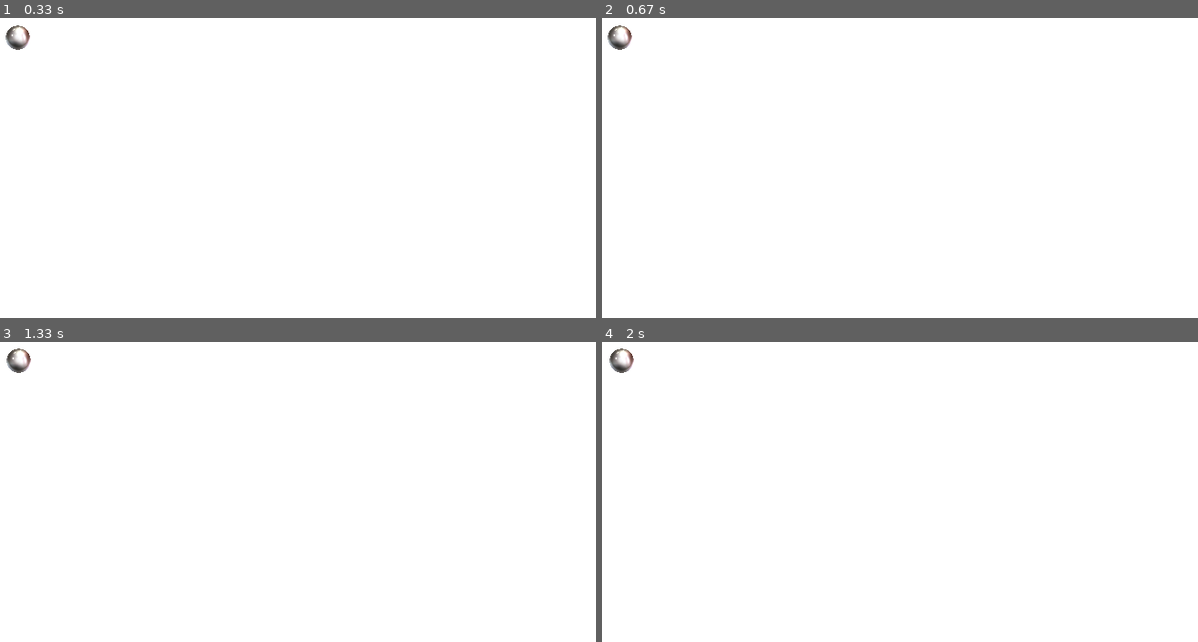
Above: before the commit, frames 1-4 (two rows, left to right).
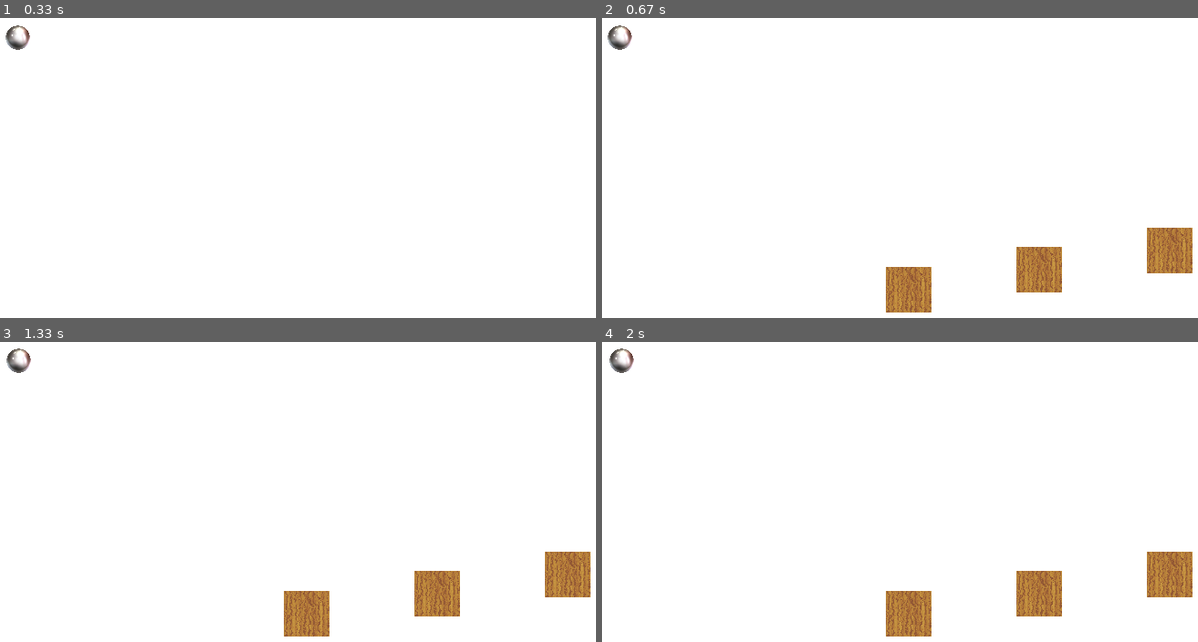
Above: after the commit, the same moments.

Repository: vohkorog/game-with-pygame
Game: pygame game, started from main.py
The game is run twice, just before and just after one commit, with the same random seed, the same clock (stepped at 60 frames per second) and the same inputs.
Inputs (mouse positions are in pixels of both pictures, inside the frame that each line leads up to):
- Up to frame 1 (0.33 s): no input
- Up to frame 2 (0.67 s): press the mouse at (888, 267) at 0.37 s; move the mouse to (1019, 246) at 0.47 s; release the mouse at (1144, 228) at 0.6 s
- Up to frame 3 (1.33 s): hold D 0.67-1.13 s; move the mouse to (315, 603) at 0.7 s; hold W from 1.17 s (still down)
- Up to frame 4 (2 s): release W at 1.47 s; hold D 1.5-1.97 s

Frame 1 is identical in both runs. In frame 2, 3.5% of the frame differs, in the area x 47-100%, y 69-99%; in frame 3, 3.5%; in frame 4, 3.5%.

Commit message:
отрисовка текстуры по клику

Diff:
--- a/texture_add.py
+++ b/texture_add.py
@@ -9,9 +9,13 @@
         self.path = path
         self.position = [0, 0]
         self.mouse_click = 0
+        self.list_entyti = []
 
     def update(self):
         self.input()
+        if self.mouse_click == 1:
+            entity = Entity(50, 50, self.position[0], self.position[1], self.path)
+            self.list_entyti.append(entity)
 
     def input(self):
         event = pygame.mouse.get_pressed()
@@ -24,7 +28,5 @@
             self.mouse_click = 0
 
     def render(self, window):
-
-        if self.mouse_click == 1:
-            entity = Entity(50, 50, self.position[0], self.position[1], self.path)
-            entity.render(window)
+        for entit in self.list_entyti:
+            entit.render(window)
